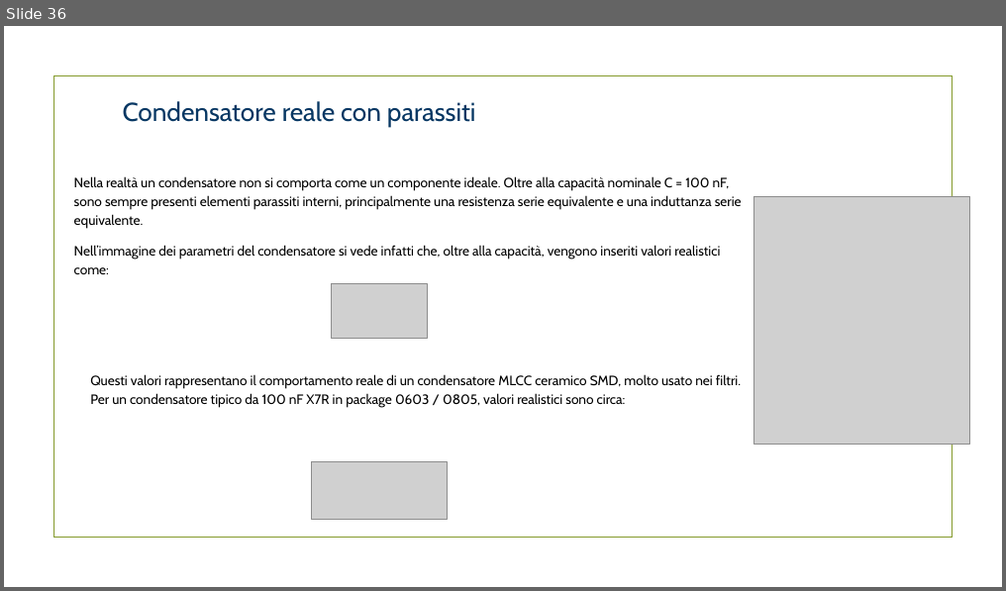
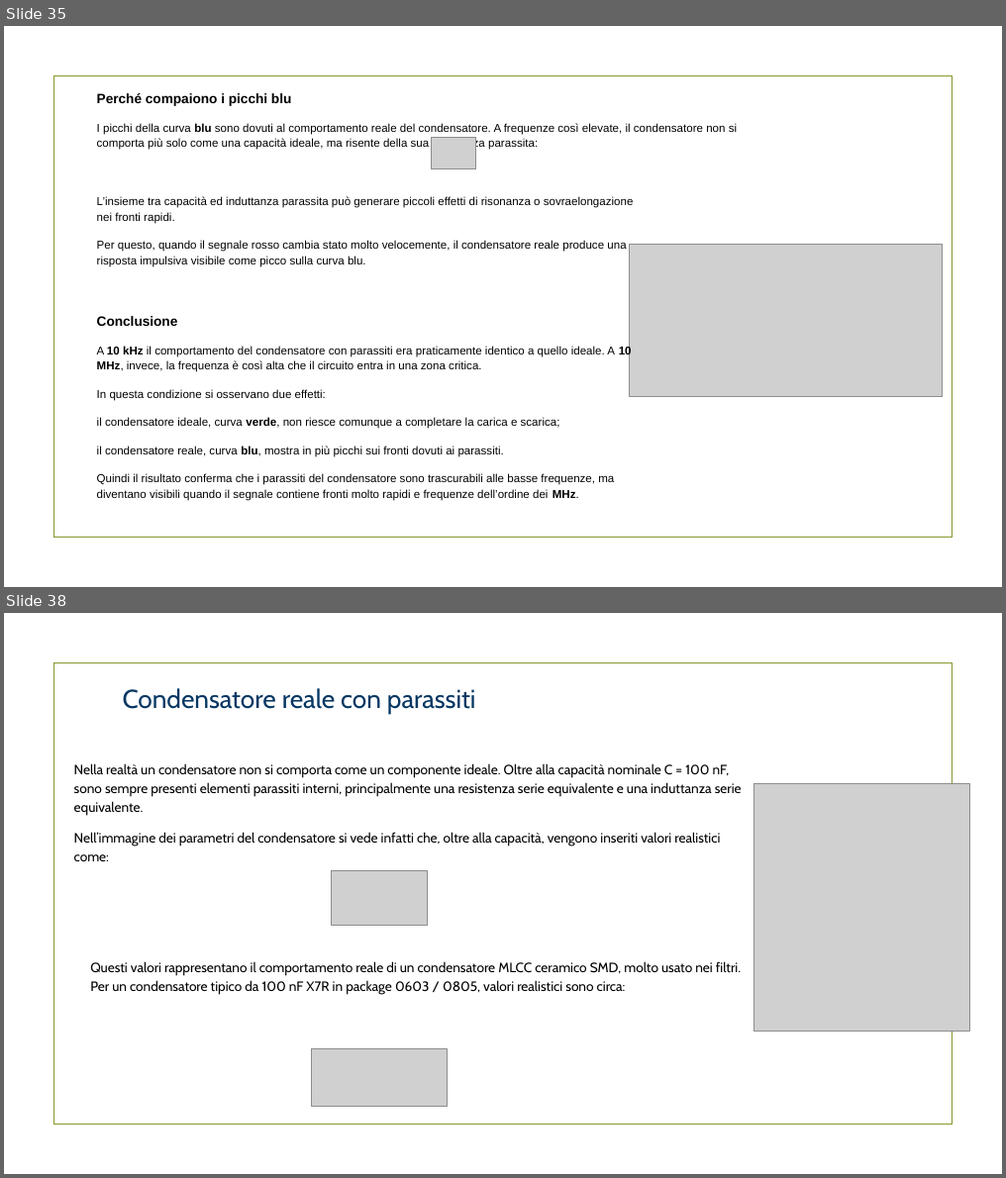
Before and after one commit to RiccardoSC2050/Progetto-sistemi-elettronici, a slide deck: presentazione/demoCompleta.pptx. Shown one above the other, each under a label of ours: slide 36 before the commit, slides 35 and 38 after it; the slides between them are not shown. The pictures are 1006x591 and 1006x1178 pixels, drawn with LibreOffice and Linux fonts; fonts in the diff are those of the drawing; grey boxes stand for pictures; background and template pictures are left out. Boxes give left, top, right and bottom in pixels: in the first picture for what was removed or moved away, otherwise in the second. Text is boxed around its words. In the diff, an @@ line names an element or a change of style, - is before the commit and + after.

```diff
--- a/presentazione/demoCompleta.pptx
+++ b/presentazione/demoCompleta.pptx
@@ slide 35 added at (x1=4, y1=26, x2=1002, y2=587), background picture (left out); not listed: 1 template element that a slide beside it also shows @@
@@ text added at (x1=97, y1=93, x2=737, y2=151), 11 pt, text #000000 @@
+Perché compaiono i picchi blu
+I picchi della curva blu sono dovuti al comportamento reale del condensatore. A frequenze così elevate, il condensatore non si comporta più solo come una capacità ideale, ma risente della sua induttanza parassita:
@@ picture added at (x1=432, y1=138, x2=475, y2=169) @@
@@ text added at (x1=97, y1=196, x2=634, y2=501), 11 pt, text #000000 @@
+L’insieme tra capacità ed induttanza parassita può generare piccoli effetti di risonanza o sovraelongazione nei fronti rapidi.
+Per questo, quando il segnale rosso cambia stato molto velocemente, il condensatore reale produce una risposta impulsiva visibile come picco sulla curva blu.
+Conclusione
+A 10 kHz il comportamento del condensatore con parassiti era praticamente identico a quello ideale. A 10 MHz, invece, la frequenza è così alta che il circuito entra in una zona critica.
+In questa condizione si osservano due effetti:
+il condensatore ideale, curva verde, non riesce comunque a completare la carica e scarica;
+il condensatore reale, curva blu, mostra in più picchi sui fronti dovuti ai parassiti.
+Quindi il risultato conferma che i parassiti del condensatore sono trascurabili alle basse frequenze, ma diventano visibili quando il segnale contiene fronti molto rapidi e frequenze dell’ordine dei MHz.
@@ picture added at (x1=630, y1=244, x2=943, y2=397) @@
@@ what was slide 36 is now slide 38 @@
```
Also in this commit, not shown: 19 slides changed, 40 other slides added, 2 slides removed.
